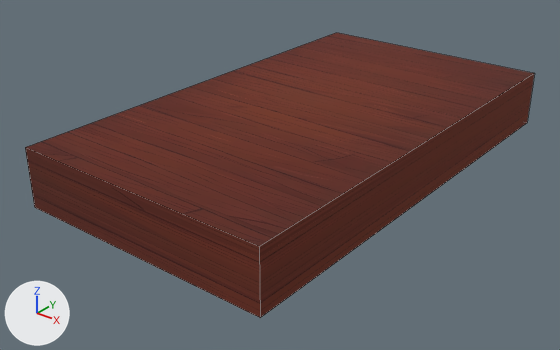
Two versions of the FBX model Assets/_Game/Art/Models/Board/Back.fbx, one commit apart.
The view is the same before and after, from a 50 mm lens placed at (11.57, -15.75, 8.2), pointed at (-0.32, -0.89, -1.01). Every picture has the same lights, and +X, +Y and +Z are marked at lower left. The picture after the commit comes second. Mesh edges are drawn as thin lines.
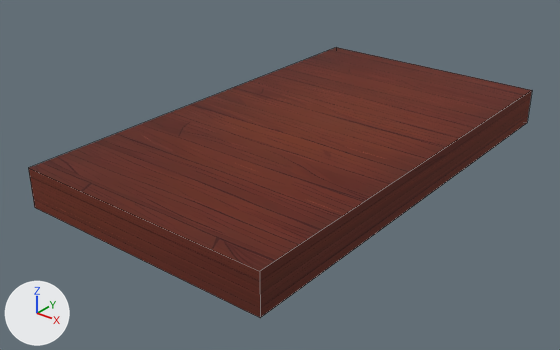
The newer file is also rescaled (x1.5), turned or shifted as a whole; pictures and numbers use the older file's frame.

The change, as a list of edits to the scene's bpy script:
```text
Change me_cube:
    used by ob_cube; location = (0.0, 0.0, 0.0)
    remove me_cube.from_pydata(...)  # 8 vertices, 6 faces; spans x -3.6..3.6, y -6.4..6.4, z -0.8..0.8
    add me_cube.from_pydata(...)  # 8 vertices, 6 faces; spans x -3.6..3.6, y -6.4..6.4, z -0.8..0.27
    me_cube part 1
    me_cube.vertices[0].co: (3.6, 6.4, 0.8) -> (-3.6, 6.4, 0.27)  # pixel (534, 73) -> pixel (336, 47)
    me_cube.vertices[1].co: (3.6, 6.4, -0.8) -> (-3.6, 6.4, -0.8)  # pixel (527, 122) -> not seen
    me_cube.vertices[2].co: (3.6, -6.4, 0.8) -> (3.6, 6.4, 0.27)  # pixel (259, 246) -> pixel (532, 90)
    me_cube.vertices[3].co: (3.6, -6.4, -0.8) -> (3.6, 6.4, -0.8)  # pixel (260, 317) -> pixel (527, 122)
    me_cube.vertices[4].co: (-3.6, 6.4, 0.8) -> (-3.6, -6.4, 0.27)  # pixel (336, 32) -> pixel (28, 167)
    me_cube.vertices[5].co: (-3.6, 6.4, -0.8) -> (-3.6, -6.4, -0.8)  # not seen -> pixel (34, 207)
    me_cube.vertices[6].co: (-3.6, -6.4, 0.8) -> (3.6, -6.4, 0.27)  # pixel (25, 147) -> pixel (259, 271)
    me_cube.vertices[7].co: (-3.6, -6.4, -0.8) -> (3.6, -6.4, -0.8)  # pixel (34, 207) -> pixel (260, 317)
```

Location of each change, [x1, y1, x2, y2] in pixels of the pictures (560 x 350 px):
'Cube', reshaped
    before: [25, 33, 534, 318]
    after: [28, 47, 532, 318]
